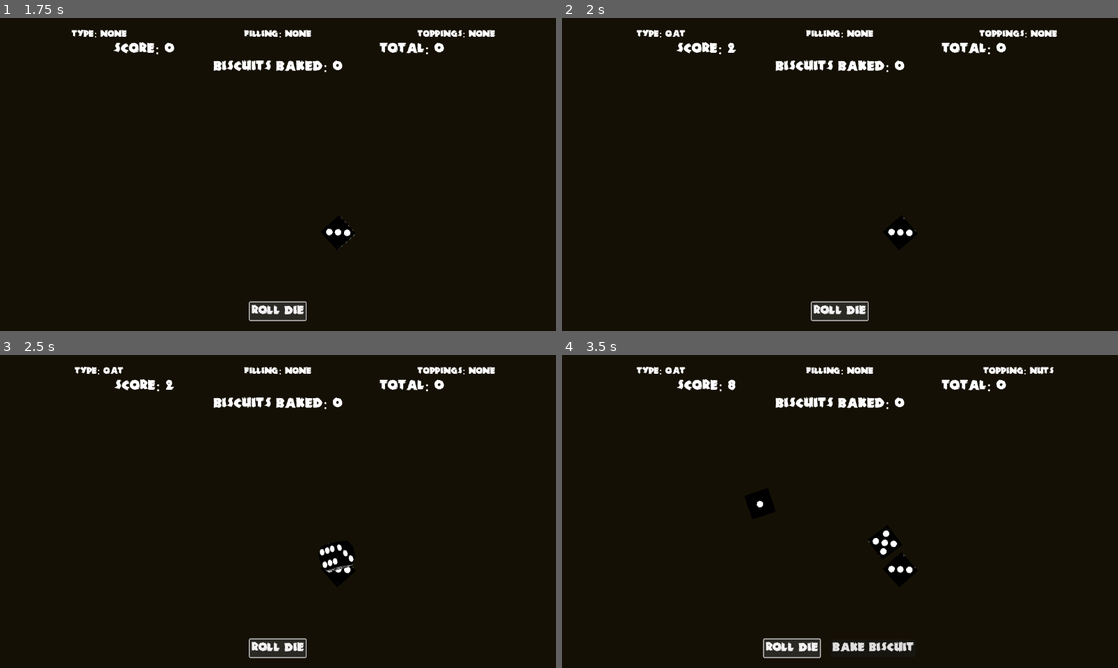
Above: before the commit, frames 1-4 (two rows, left to right).
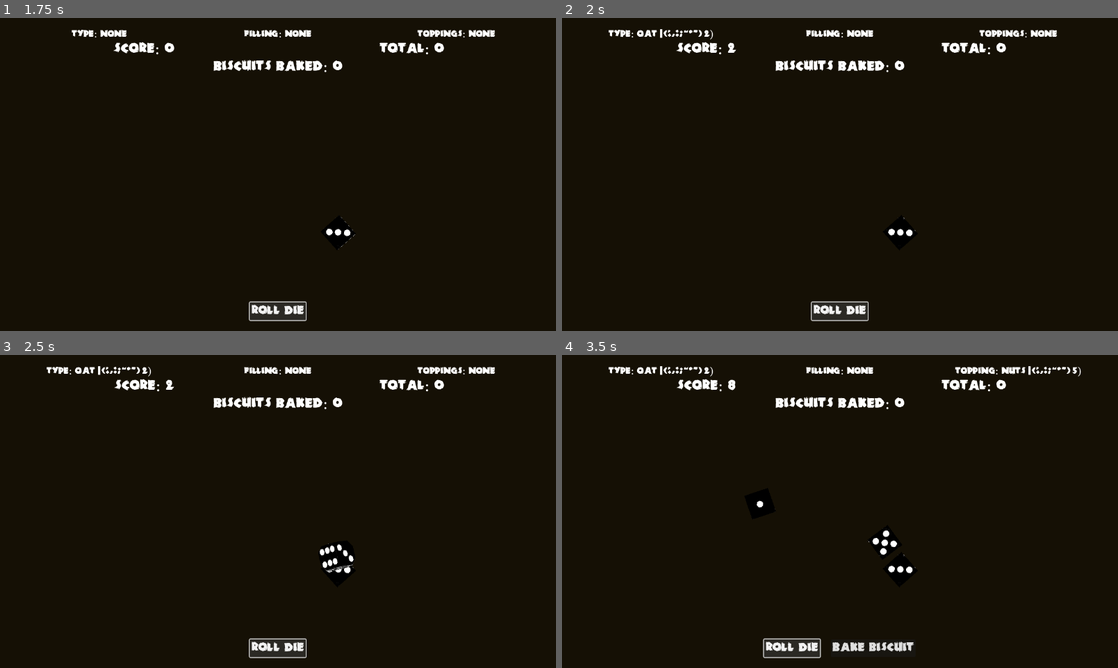
Above: after the commit, the same moments.

Repository: bearlikelion/Brackeys2025.2
Game: Godot game, scene res://Scenes/main_scene.tscn
Two runs of this game, one before a commit and one after it. Both use one fixed random seed, a clock stepped at 60 frames per second and the inputs below.
Inputs:
- Up to frame 1 (1.75 s): click "BAKE TO SURVIVE" at 0.5 s; click "ROLL DIE" at 1.25 s
- Up to frame 2 (2 s): no input
- Up to frame 3 (2.5 s): click "ROLL DIE" at 2 s
- Up to frame 4 (3.5 s): click "ROLL DIE" at 2.75 s

Frame 1 is identical in both runs. In frame 2, 0.3% of the frame differs, in the area x 8-28%, y 3-7%; in frame 3, 0.3%; in frame 4, 0.6%, in the area x 8-94%, y 3-7%.

Commit message:
biscuit risk

Diff:
--- a/Scenes/game_scene.tscn
+++ b/Scenes/game_scene.tscn
@@ -100,6 +100,12 @@
 text = "Biscuits Baked: 0"
 horizontal_alignment = 1
 
+[node name="MutatorsBar" type="VBoxContainer" parent="UI/MarginContainer/VBoxContainer"]
+unique_name_in_owner = true
+layout_mode = 2
+size_flags_horizontal = 0
+size_flags_vertical = 3
+
 [node name="HBoxContainer" type="HBoxContainer" parent="UI/MarginContainer"]
 layout_mode = 2
 size_flags_horizontal = 4
--- a/Scripts/game_scene.gd
+++ b/Scripts/game_scene.gd
@@ -3,8 +3,14 @@
 var total: int = 0
 var score: int = 0
 var dice_rolled: int = 0
+var biscuits_baked: int = 0
+
+var cracked_biscuit: bool = false
+var enchanted_biscuit: bool = true
+
 var type: String
 var filling: String
+var filling_score: int = 0
 var topping: String
 
 @onready var dice_well: DiceWell = $DiceWell
@@ -13,6 +19,7 @@
 @onready var filling_label: Label = %FillingLabel
 @onready var score_label: Label = %ScoreLabel
 @onready var total_label: Label = %TotalLabel
+@onready var mutators_bar: VBoxContainer = %MutatorsBar
 @onready var bake_button: Button = %BakeButton
 
 
@@ -36,6 +43,8 @@
 			set_filling(dice_face)
 		3:
 			set_topping(dice_face)
+		_:
+			set_mutator(dice_face)
 
 
 func add_score(amount: int) -> void:
@@ -46,67 +55,100 @@
 func set_type(dice_face: int) -> void:
 	match dice_face:
 		1:
-			type_label.text = "TYPE: Digestive"
+			type_label.text = "TYPE: Digestive (1)"
 			add_score(1)
 		2:
-			type_label.text = "TYPE: Shortbread"
+			type_label.text = "TYPE: Shortbread (2)"
 			add_score(2)
 		3:
-			type_label.text = "TYPE: Oat"
+			type_label.text = "TYPE: Oat (2)"
 			add_score(2) # TODO Immune to first bust
 		4:
-			type_label.text = "TYPE: Chocolate Chip"
+			type_label.text = "TYPE: Chocolate Chip (3)"
 			add_score(3)
 		5:
-			type_label.text = "TYPE: Biscotti"
+			type_label.text = "TYPE: Biscotti (6)"
 			add_score(6) # TODO Increased bust chance
 		6:
-			type_label.text = "TYPE: Golden Biscuit"
+			type_label.text = "TYPE: Golden Biscuit (10)"
 			add_score(10)
 
 
 func set_filling(dice_face: int) -> void:
 	match dice_face:
 		1:
-			filling_label.text = "FILLING: Vanilla Cream"
+			filling_label.text = "FILLING: Vanilla Cream (1)"
+			filling_score = 1
 			add_score(1)
 		2:
-			filling_label.text = "FILLING: Chocolate Cream"
+			filling_label.text = "FILLING: Chocolate Cream (4)"
+			filling_score = 4
 			add_score(4)
 		3:
-			filling_label.text = "FILLING: Jam"
+			filling_label.text = "FILLING: Jam (3)"
+			filling_score = 3
 			add_score(3) # TODO Half score if bust
 		4:
-			filling_label.text = "FILLING: Peanut Butter"
+			filling_label.text = "FILLING: Peanut Butter (6)"
+			filling_score = 6
 			add_score(6) # TODO Bust chance doubles
 		5:
-			filling_label.text = "FILLING: Marshmallow"
+			filling_label.text = "FILLING: Marshmallow (3)"
+			filling_score = 3
 			add_score(3) # TODO Double Topping Score
 		6:
-			filling_label.text = "FILLING: Mystery Filling"
+			filling_label.text = "FILLING: Mystery Filling (5)"
+			filling_score = 5
 			add_score(5) # TODO Roll again (1-3) = +5 Points | (4-6) = bust
 
 
 func set_topping(dice_face: int) -> void:
 	match dice_face:
 		1:
-			topping_label.text = "TOPPING: Powdered Sugar"
+			topping_label.text = "TOPPING: Powdered Sugar (1)"
 			add_score(1)
 		2:
-			topping_label.text = "TOPPING: Chocolate Drizzle"
+			topping_label.text = "TOPPING: Chocolate Drizzle (3)"
 			add_score(3)
 		3:
-			topping_label.text = "TOPPING: Sprinkles"
+			topping_label.text = "TOPPING: Sprinkles (2)"
 			add_score(2) # TODO x2 to next roll
 		4:
-			topping_label.text = "TOPPING: Caramel Glaze"
+			topping_label.text = "TOPPING: Caramel Glaze (4)"
 			add_score(4) # TODO Next roll is 2 dice
 		5:
-			topping_label.text = "TOPPING: Nuts"
+			topping_label.text = "TOPPING: Nuts (5)"
 			add_score(5) # TODO +1 bust to next roll
 		6:
-			topping_label.text = "TOPPING: WILD"
+			topping_label.text = "TOPPING: WILD (6)"
 			add_score(6) # TODO choose any topping
+
+
+func set_mutator(dice_face: int) -> void:
+	var mutator_label: Label = Label.new()
+	var mutator_string: String = ""
+
+	match dice_face:
+		1:
+			mutator_string = "Burnt Edge (-3)"
+			add_score(-3)
+		2:
+			mutator_string = "Double Stuff (2x Filling)"
+			add_score(filling_score)
+		3:
+			mutator_string = "Cracked Biscuit"
+			if cracked_biscuit:
+				biscuiit_bust()
+			else:
+				cracked_biscuit = true
+		4:
+			mutator_string = "Enchanted Biscuit"
+			if not enchanted_biscuit:
+				enchanted_biscuit = true
+		5:
+			pass
+		6:
+			pass
 
 
 func _on_roll_button_pressed() -> void:
@@ -115,13 +157,25 @@
 
 func _on_bake_button_pressed() -> void:
 	dice_well.clear_dice()
+	biscuits_baked += 1
 	bake_button.hide()
 	dice_rolled = 0
 	total += score
 	score = 0
 
-	total_label.text = "TOTAL: %s" % total
-	type_label.text = "TYPE: NONE"
-	filling_label.text = "FILLING: NONE"
-	topping_label.text = "TOPPING: NONE"
-	score_label.text = "SCORE: 0"
+	if biscuits_baked < 6:
+		total_label.text = "TOTAL: %s" % total
+		type_label.text = "TYPE: NONE"
+		filling_label.text = "FILLING: NONE"
+		topping_label.text = "TOPPING: NONE"
+		score_label.text = "SCORE: 0"
+	else:
+		print("GAME OVER: %s" % total)
+
+
+func biscuiit_bust() -> void:
+	dice_well.clear_dice()
+	biscuits_baked += 1
+	bake_button.hide()
+	dice_rolled = 0
+	print("BISCUIT BUST")
